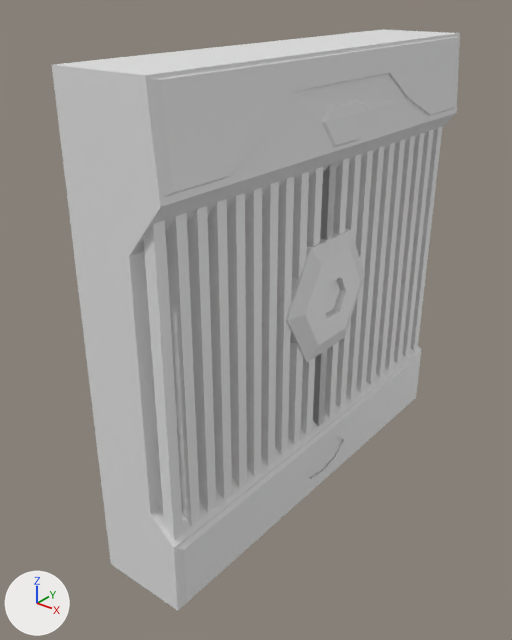
The Blender file Tohet/Assets/Models/VentMid.blend, before and after one commit.
Before and after are seen from a 50 mm lens placed at (2.63, -3.57, 1.86), pointed at (-0.03, -0.25, -0.2). The lights are fixed; the arrows at lower left show +X, +Y and +Z.
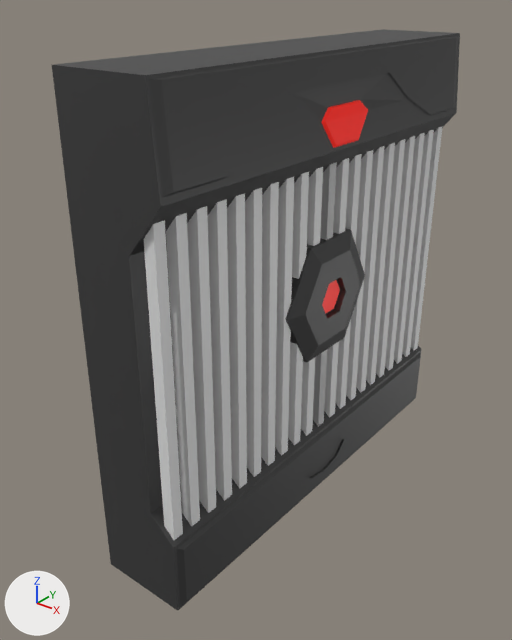
Where the change shows, as pixel boxes [x1, y1, x2, y2] in the pictures (512 x 640 px):
part 1 of me_cube_006, recoloured: [52, 29, 460, 611] in both
part 2 of me_cube_006, recoloured (grey to red): [321, 100, 368, 148] in both
part 3 of me_cylinder, recoloured: [286, 228, 365, 362] in both
part 4 of me_cylinder, recoloured (grey to red): [322, 280, 340, 314] in both

What the commit changed:
Material 'Black' (mat_black) is new.
Its base color is (0.0741, 0.0741, 0.0741) (dark grey #4d4d4d).
Its metallic is 0.554.
Its specular ior level is 0.564.
Material 'Glowing' (mat_glowing) is new.
Its base color is (0.8, 0.00127, 0.0) (red #e70400).
Its emission color is (0.268, 0.00442, 0.0) (red #8d0e00).
Its emission strength is 1.0.
me_cube_006 has 276 vertices, 274 faces and spans x -1.5..3.21, y -1.5..1.5, z -1.5..1.5.
me_cube_006 is used by ob_cube_002; location (0.0, 0.0, 0.0); scale (0.14, 1.0, 1.0).
me_cube_006 part 1: 262 of the faces centred in x -1.5..3.16, y -1.5..1.5, z -1.5..1.5 switch from no material to mat_black (dark grey #4d4d4d).
me_cube_006 part 2: all 12 faces centred in x 2.99..3.18, y -0.2..0.2, z 0.99..1.2 switch from no material to mat_glowing (red #e70400).
me_cylinder has 48 vertices, 44 faces and spans x -0.87..0.87, y -1.0..1.0, z -1.0..1.0.
me_cylinder is used by ob_cylinder; location (0.246, 0.0, 0.0); rotation (0.0, 1.571, 0.0), in degrees (0, 90, 0); scale (0.451, 0.451, 0.168).
me_cylinder part 3: 43 of the faces centred in x -0.87..0.87, y -0.75..0.75, z -1.0..1.0 switch from no material to mat_black (dark grey #4d4d4d).
me_cylinder part 4: the 1 face centred in x 0.0, y 0.0, z 0.77 switches from no material to mat_glowing (red #e70400).
me_cylinder now uses material mat_glowing (red #e70400).
